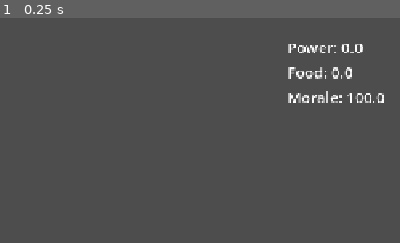
Above: before the commit, frame 1.
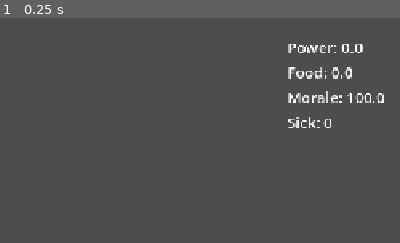
Above: after the commit, the same moment.

Repository: MLinh2407/godot-survival-city-builder-game
Game: Godot game, scene res://scenes/main/Main.tscn
The game is run twice, just before and just after one commit, with the same random seed, the same clock (stepped at 60 frames per second) and the same inputs.
Inputs:
- Up to frame 1 (0.25 s): no input
The pictures show only the part of the screen within x 50-100%, y 0-50%; the shares and areas given below are measured in that part.

The runs differ from the first frame. In frame 1, 0.2% of the frame differs, in the area x 72-83%, y 44-49%.

Commit message:
add Disease mechanic and UI (add testing script in PopulationManager.gd)

Diff:
--- a/scenes/main/Main.gd
+++ b/scenes/main/Main.gd
@@ -12,6 +12,7 @@
 @onready var power_label: Label = $UILayer/HUD/PowerLabel
 @onready var food_label: Label = $UILayer/HUD/FoodLabel
 @onready var morale_label: Label = $UILayer/HUD/MoraleLabel
+@onready var disease_label: Label = $UILayer/HUD/DiseaseLabel
 
 var was_power_critical: bool = false
 var was_food_critical: bool = false
@@ -28,6 +29,8 @@
 	TimeManager.day_changed.connect(_on_day_changed)
 	TimeManager.time_changed.connect(_on_time_changed)
 	ResourceManager.resources_changed.connect(_on_resources_changed)
+	if PopulationManager != null:
+		PopulationManager.population_changed.connect(_on_population_changed)
 
 	if day_label:
 		day_label.text = "Day " + str(TimeManager.current_day)
@@ -43,6 +46,7 @@
 	# init labels manually in case signal fires before Main is fully ready
 	if power_label and food_label and morale_label:
 		_on_resources_changed(ResourceManager.net_power, ResourceManager.food, ResourceManager.morale, ResourceManager.materials)
+	_on_population_changed()
 
 func toggle_pause() -> void:
 	if TimeManager.current_speed == TimeManager.GameSpeed.PAUSED:
@@ -90,6 +94,15 @@
 func _on_time_changed(time_string: String) -> void:
 	if time_label:
 		time_label.text = time_string
+
+func _on_population_changed() -> void:
+	if disease_label and GameManager.population_state:
+		var sick = GameManager.population_state.sick_count
+		disease_label.text = "Sick: " + str(sick)
+		if sick > 0:
+			disease_label.add_theme_color_override("font_color", GameConstants.UI_COLOR_WARNING)
+		else:
+			disease_label.remove_theme_color_override("font_color")
 
 func _on_resources_changed(p: float, f: float, m: float, mat: int) -> void:
 	if power_label:
--- a/scenes/main/Main.tscn
+++ b/scenes/main/Main.tscn
@@ -103,6 +103,14 @@
 theme_override_font_sizes/font_size = 24
 text = "Morale: 100"
 
+[node name="DiseaseLabel" type="Label" parent="UILayer/HUD"]
+offset_left = 1100.0
+offset_top = 150.0
+offset_right = 1240.0
+offset_bottom = 180.0
+theme_override_font_sizes/font_size = 24
+text = "Sick: 0"
+
 [node name="DialogueBox" type="Node" parent="UILayer" unique_id=1285129592]
 
 [node name="Journal" type="Node" parent="UILayer" unique_id=915716484]
--- a/scripts/managers/PopulationManager.gd
+++ b/scripts/managers/PopulationManager.gd
@@ -13,6 +13,7 @@
 signal population_zero() # Triggers Game Over
 
 var consecutive_days_starving: int = 0
+var consecutive_days_water_unstaffed: int = 0
 
 # ══════════════════════════════════════════════════════════════════════════════
 # INITIALISATION
@@ -33,6 +34,26 @@
 
 	var pop_data = GameManager.population_state
 
+	# Scripted Day 16 Event
+	if new_day == 16 and not pop_data.outbreak_active:
+		trigger_outbreak()
+
+	# Water Recycler auto-outbreak
+	var building_sys = get_tree().root.get_node_or_null("Main/BuildingSystem")
+	if building_sys:
+		if building_sys.has_building(BuildingData.BuildingType.WATER_RECYCLER):
+			if building_sys.get_workers_for_building_type(BuildingData.BuildingType.WATER_RECYCLER) == 0:
+				consecutive_days_water_unstaffed += 1
+			else:
+				consecutive_days_water_unstaffed = 0
+		else:
+			consecutive_days_water_unstaffed += 1
+	else:
+		consecutive_days_water_unstaffed += 1
+
+	if consecutive_days_water_unstaffed >= GameConstants.DISEASE_WATER_DELAY and not pop_data.outbreak_active:
+		trigger_outbreak()
+
 	_process_disease_tick(pop_data)
 	_process_starvation_tick(pop_data)
 	_process_desertion_tick(pop_data)
@@ -54,6 +75,12 @@
 	var new_sick: int = randi_range(GameConstants.DISEASE_SICK_MIN, GameConstants.DISEASE_SICK_MAX)
 
 	# Apply T2 Water Recycler resistance (30% reduction) if active
+	var building_sys = get_tree().root.get_node_or_null("Main/BuildingSystem")
+	if building_sys and building_sys.is_building_upgraded(BuildingData.BuildingType.WATER_RECYCLER):
+		pop_data.disease_resistance_active = true
+	else:
+		pop_data.disease_resistance_active = false
+
 	if pop_data.disease_resistance_active:
 		new_sick = int(float(new_sick) * GameConstants.DISEASE_RESISTANCE_MULTIPLIER)
 
@@ -76,8 +103,10 @@
 		pop_data.outbreak_active = false
 		return
 
-	# TODO: Hook this up to BuildingSystem later to check real staffing
-	var is_med_clinic_staffed: bool = randf() > 0.5
+	var is_med_clinic_staffed: bool = false
+	var building_sys = get_tree().root.get_node_or_null("Main/BuildingSystem")
+	if building_sys and building_sys.get_workers_for_building_type(BuildingData.BuildingType.MED_CLINIC) > 0:
+		is_med_clinic_staffed = true
 
 	if is_med_clinic_staffed:
 		var cured: int = mini(GameConstants.DISEASE_TREATMENT_RATE, pop_data.sick_count)
@@ -199,20 +228,20 @@
 # ══════════════════════════════════════════════════════════════════════════════
 # DEBUG / TESTING ONLY
 # ══════════════════════════════════════════════════════════════════════════════
-func _input(event: InputEvent) -> void:
-	if event is InputEventKey and event.pressed:
-		if event.keycode == KEY_P:
-			print("\n--- DEBUG: FORCING NEXT DAY ---")
-			GameManager.current_day += 1
-			process_daily_population_tick(GameManager.current_day)
-
-		if event.keycode == KEY_O:
-			trigger_outbreak()
-
-		if event.keycode == KEY_F:
-			GameManager.resource_food.current_value = 0.0
-			print("TEST: Food artificially set to 0.0")
-
-		if event.keycode == KEY_M:
-			GameManager.resource_morale.current_value = 5.0
-			print("TEST: Morale artificially set to 5.0")
+#func _input(event: InputEvent) -> void:
+#	if event is InputEventKey and event.pressed:
+#		if event.keycode == KEY_P:
+#			print("\n--- DEBUG: FORCING NEXT DAY ---")
+#			GameManager.current_day += 1
+#			process_daily_population_tick(GameManager.current_day)
+
+#		if event.keycode == KEY_O:
+#			trigger_outbreak()
+
+#		if event.keycode == KEY_F:
+#			GameManager.resource_food.current_value = 0.0
+#			print("TEST: Food artificially set to 0.0")
+
+#		if event.keycode == KEY_M:
+#			GameManager.resource_morale.current_value = 5.0
+#			print("TEST: Morale artificially set to 5.0")
--- a/scripts/managers/ResourceManager.gd
+++ b/scripts/managers/ResourceManager.gd
@@ -59,6 +59,12 @@
 	else:
 		days_starving = 0
 
+	# Disease Morale Drain
+	if GameManager.population_state and GameManager.population_state.outbreak_active:
+		morale -= GameConstants.DISEASE_MORALE_DRAIN
+		morale = max(0.0, morale)
+		print("--- OUTBREAK: Morale drained by ", GameConstants.DISEASE_MORALE_DRAIN)
+
 	_check_thresholds()
 
 	print("--- Day ", new_day, " ---")
--- a/scripts/systems/BuildingSystem.gd
+++ b/scripts/systems/BuildingSystem.gd
@@ -123,3 +123,26 @@
                 sprite.texture = T1_SPRITES[b_data.building_type]
 
     print("BuildingSystem: Changed damaged state to ", is_damaged, " at ", grid_pos)
+
+# ══════════════════════════════════════════════════════════════════════════════
+# HELPERS
+# ══════════════════════════════════════════════════════════════════════════════
+
+func get_workers_for_building_type(type: BuildingData.BuildingType) -> int:
+    var total: int = 0
+    for pos in active_buildings:
+        if active_buildings[pos].building_type == type:
+            total += active_buildings[pos].workers_assigned
+    return total
+
+func has_building(type: BuildingData.BuildingType) -> bool:
+    for pos in active_buildings:
+        if active_buildings[pos].building_type == type:
+            return true
+    return false
+
+func is_building_upgraded(type: BuildingData.BuildingType) -> bool:
+    for pos in active_buildings:
+        if active_buildings[pos].building_type == type and active_buildings[pos].is_upgraded:
+            return true
+    return false
